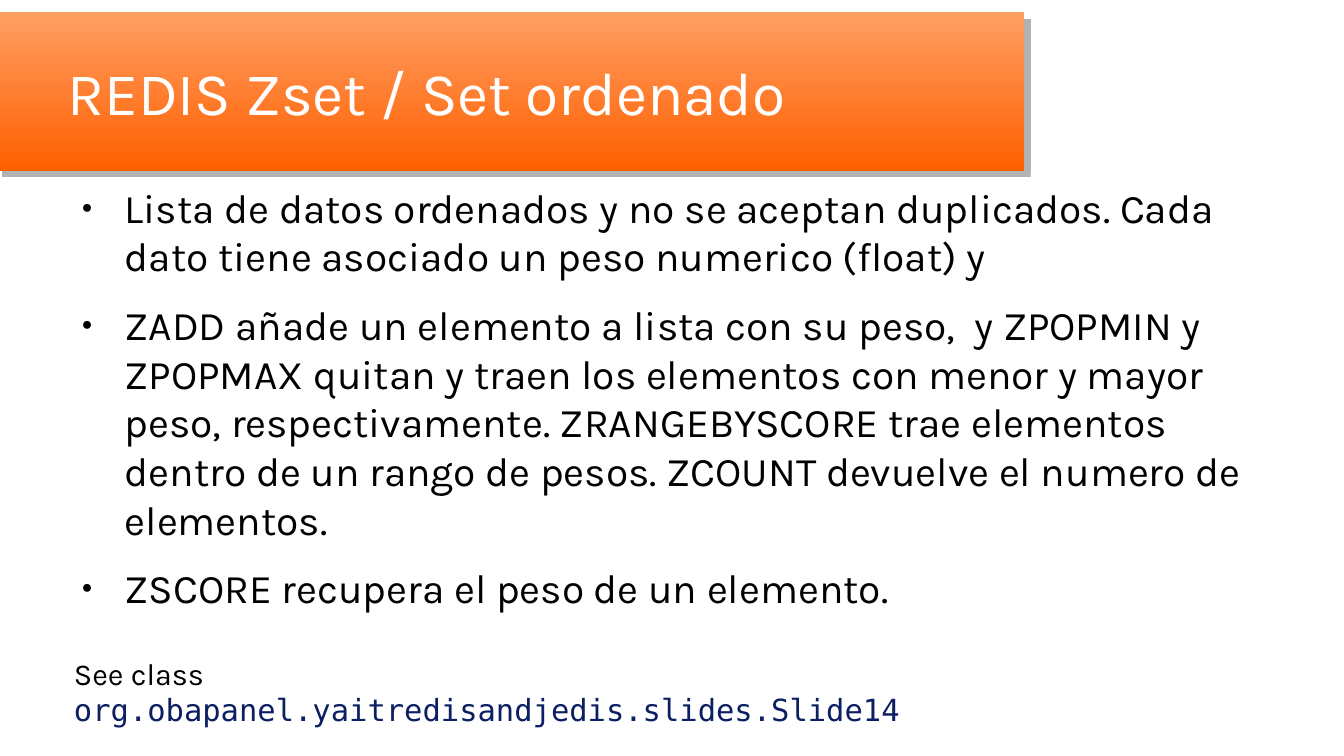
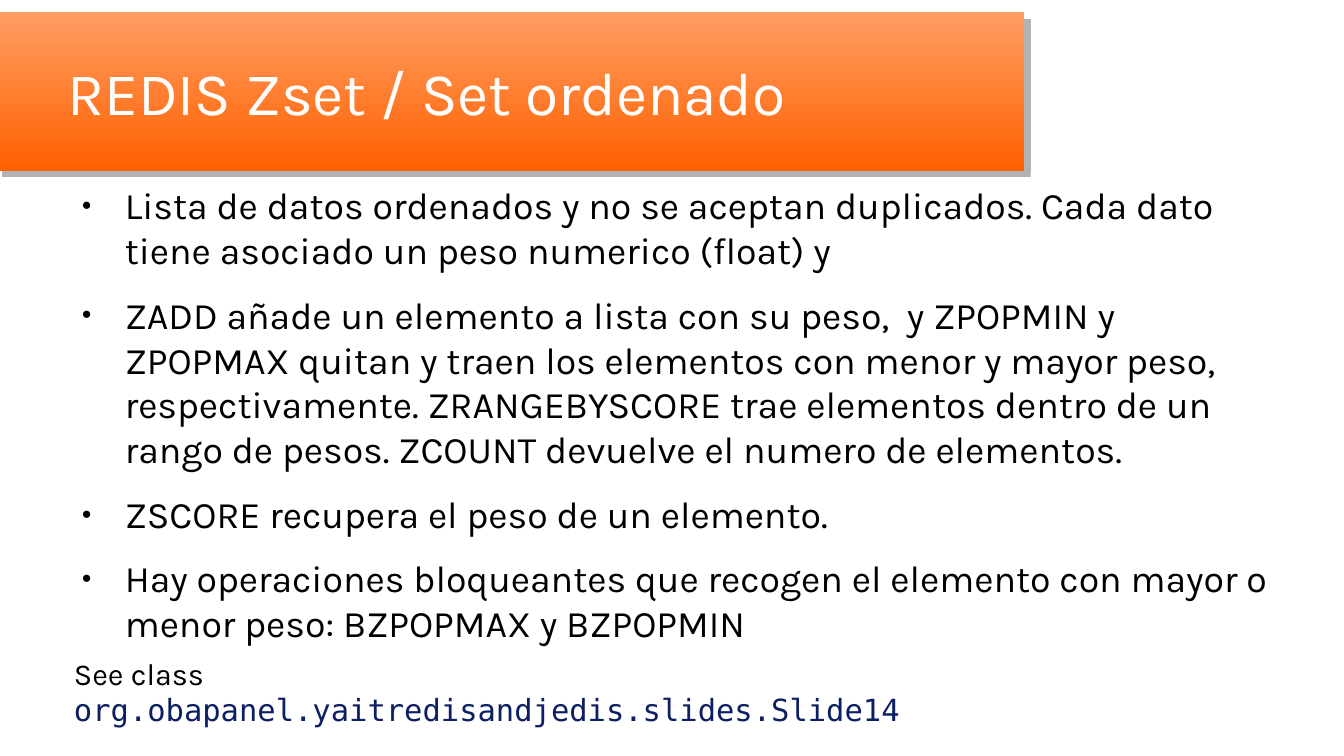
Before and after one commit to oscar-besga-panel/YaitRedisAndJedis, a slide deck: slide 14 of YaitRedisJedis_es.odp. Drawn at 1344x756 pixels with LibreOffice and Linux fonts; fonts in the diff are those of the drawing; background and template pictures are left out. Boxes give left, top, right and bottom in pixels: in the first picture for what was removed or moved away, otherwise in the second. Text is boxed around its words. In the diff, an @@ line names an element or a change of style, - is before the commit and + after.

```diff
--- a/YaitRedisJedis_es.odp
+++ b/YaitRedisJedis_es.odp
@@ text at box(125, 193, 1215, 537): size 24.1 to 22.1 pt in "Lista de datos ordenados y no se ...", "ZADD añade un elemento a lista con ...", "ZSCORE recupera el peso de un elemento." @@
@@ text at box(125, 566, 1266, 638): paragraph added @@
+● Hay operaciones bloqueantes que recogen el elemento con mayor o menor peso: BZPOPMAX y BZPOPMIN
```
Also in this commit, not shown: 3 slides added, 5 other files.
